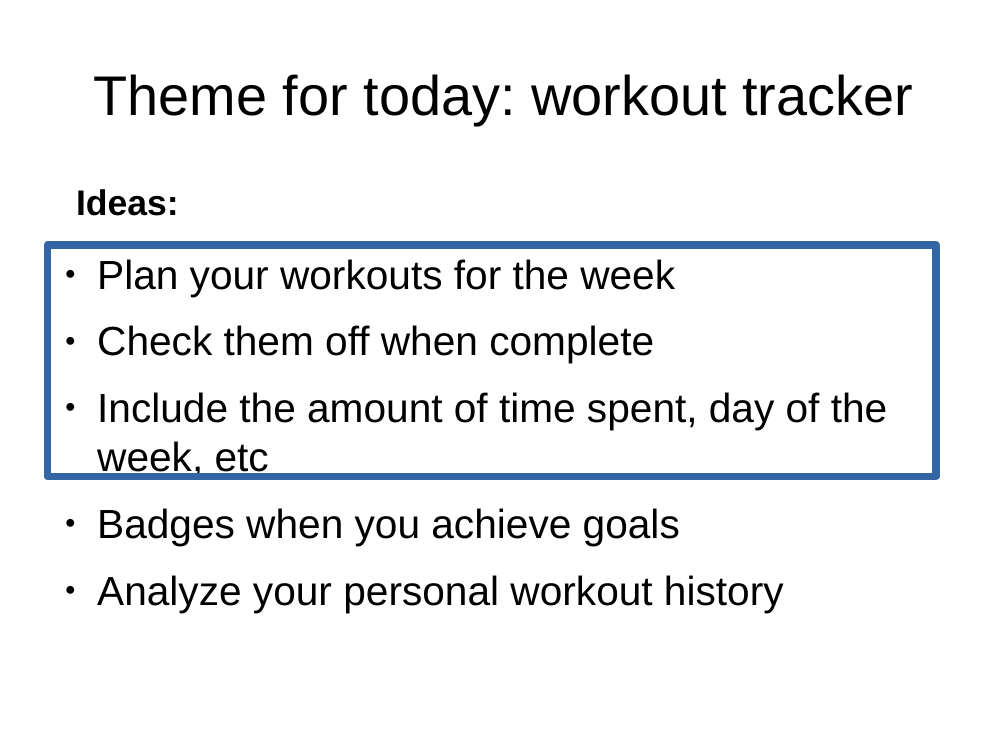
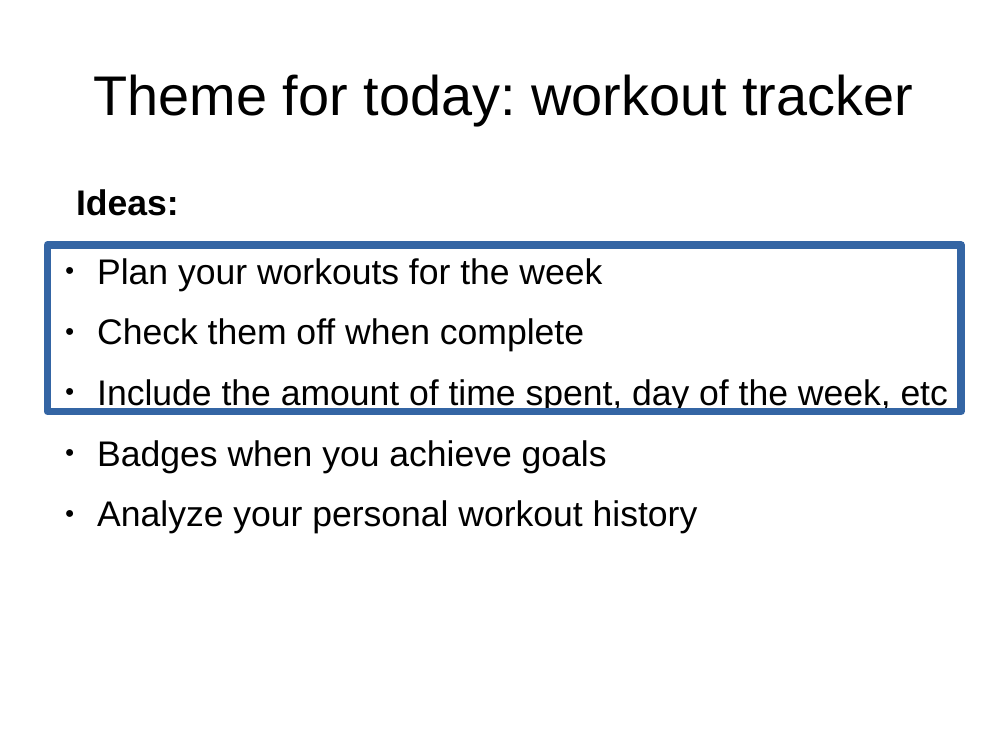
Before and after one commit to adasilva/intro_kivy, a slide deck: slide 3 of intro_kivy.odp. Drawn at 1008x756 pixels with LibreOffice and Linux fonts; fonts in the diff are those of the drawing. Boxes give left, top, right and bottom in pixels: in the first picture for what was removed or moved away, otherwise in the second. Text is boxed around its words. In the diff, an @@ line names an element or a change of style, - is before the commit and + after.

Commit message:
slide formatting, image info

```diff
--- a/intro_kivy.odp
+++ b/intro_kivy.odp
@@ rectangle: place and size @@
-rectangle at <box>48,245,937,477</box>
+rectangle at <box>48,245,961,412</box>
@@ text "Plan your workouts for the ..." at <box>97,258,948,534</box>: size 32 to 28 pt @@
```
Also in this commit, not shown: 22 other slides changed.
